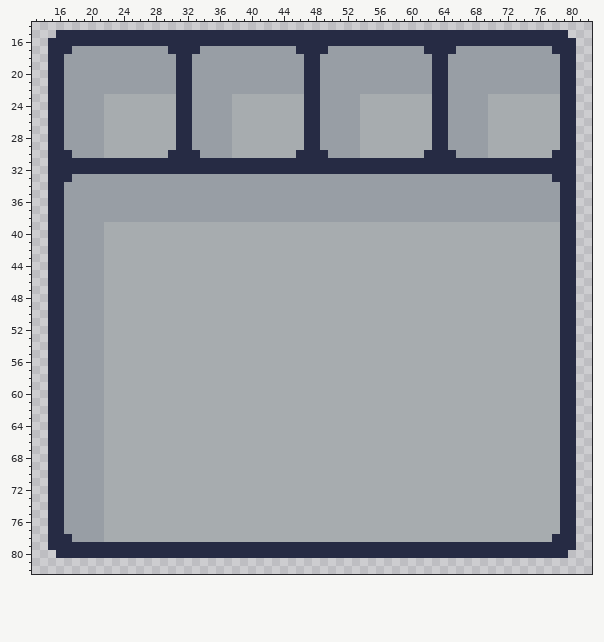
Sprite sheet, stored at assets/images/ui/inventory.png. The picture above was drawn from the file before the commit.
The file is 96x96 pixels. Colours within 5 levels of each other are drawn and written as one. Shown: x 13..82, y 14..82.
After the commit:
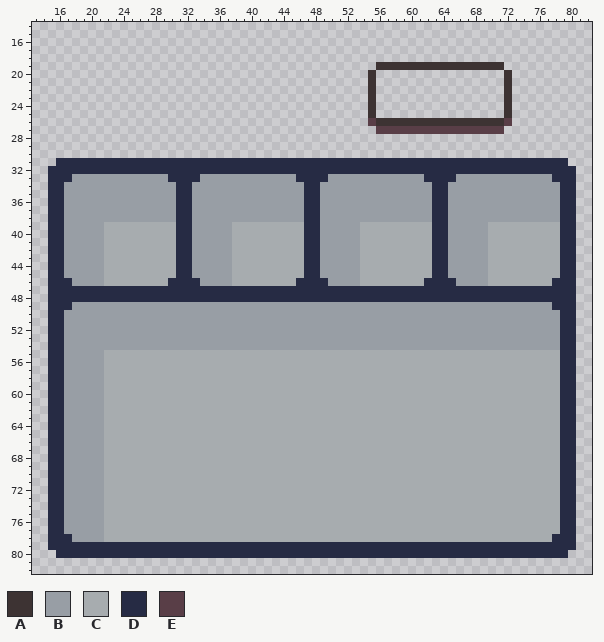
Palette (. is transparent): A #3d3333  B #989ea5  C #a7acaf  D #262b44  E #593e47
Diff:
The edit turns colour B into colour A in row 19 at x 56 to 62 and 65 to 71; in rows 20 to 22 at x 55 and 72; in row 26 at x 65 to 69.
The edit turns colour C into colour A in rows 23 to 25 at x 55 and 72; in row 26 at x 56 to 62 and 70 to 71.
The edit turns colour D into colour A in row 19 at x 63 to 64; in row 26 at x 63 to 64.
The edit turns colour C into colour B in rows 39 to 45 at x 33 to 37, 49 to 53 and 65 to 69; in row 46 at x 34 to 37, 50 to 53 and 66 to 69; in row 49 at x 22 to 77; in rows 50 to 54 at x 22 to 78.
The edit turns colour B into colour D in row 33 at x 30 to 33, 46 to 49 and 62 to 65; in rows 34 to 38 at x 31 to 32, 47 to 48 and 63 to 64; in row 46 at x 17; in rows 47 to 48 at x 17 to 21; in row 49 at x 17.
The edit turns colour C into colour D in rows 39 to 45 at x 31 to 32, 47 to 48 and 63 to 64; in row 46 at x 30 to 33, 46 to 49, 62 to 65 and 78; in rows 47 to 48 at x 22 to 78; in row 49 at x 78.
The edit turns colour B into colour E in row 27 at x 65 to 69.
The edit turns colour C into colour E in row 26 at x 55 and 72; in row 27 at x 56 to 62 and 70 to 71.
The edit turns colour D into colour E in row 27 at x 63 to 64.
Colour B is removed in row 17 at x 18 to 29, 34 to 45, 50 to 61 and 66 to 77; in row 18 at x 17 to 30, 33 to 46, 49 to 62 and 65 to 78; in row 19 at x 17 to 30, 33 to 46, 49 to 55 and 72 to 78; in rows 20 to 22 at x 17 to 30, 33 to 46, 49 to 54, 56 to 62, 65 to 71 and 73 to 78; in rows 23 to 25 at x 17 to 21, 33 to 37, 49 to 53 and 65 to 69; in rows 26 to 27 at x 17 to 21, 33 to 37 and 49 to 53.
Colour B is removed in rows 28 to 29 at x 17 to 21, 33 to 37, 49 to 53 and 65 to 69; in row 30 at x 18 to 21, 34 to 37, 50 to 53 and 66 to 69.
Colour C is removed in rows 23 to 25 at x 22 to 30, 38 to 46, 54, 56 to 62, 70 to 71 and 73 to 78; in row 26 at x 22 to 30, 38 to 46, 54 and 73 to 78; in row 27 at x 22 to 30, 38 to 46, 54 to 55 and 72 to 78; in rows 28 to 29 at x 22 to 30, 38 to 46, 54 to 62 and 70 to 78; in row 30 at x 22 to 29, 38 to 45, 54 to 61 and 70 to 77.
Colour D is removed in row 15 at x 16 to 79; in row 16 at x 15 to 80; in row 17 at x 15 to 17, 30 to 33, 46 to 49, 62 to 65 and 78 to 80; in row 18 at x 15 to 16, 31 to 32, 47 to 48, 63 to 64 and 79 to 80; in row 19 at x 15 to 16, 31 to 32, 47 to 48 and 79 to 80; in rows 20 to 25 at x 15 to 16, 31 to 32, 47 to 48, 63 to 64 and 79 to 80.
Colour D is removed in rows 26 to 27 at x 15 to 16, 31 to 32, 47 to 48 and 79 to 80; in rows 28 to 29 at x 15 to 16, 31 to 32, 47 to 48, 63 to 64 and 79 to 80; in row 30 at x 15 to 17, 30 to 33, 46 to 49, 62 to 65 and 78 to 80; in row 31 at x 15 and 80.
Where, in picture pixels (left, top, right, bottom), the same in both pictures:
changed: (48, 30, 576, 350)
